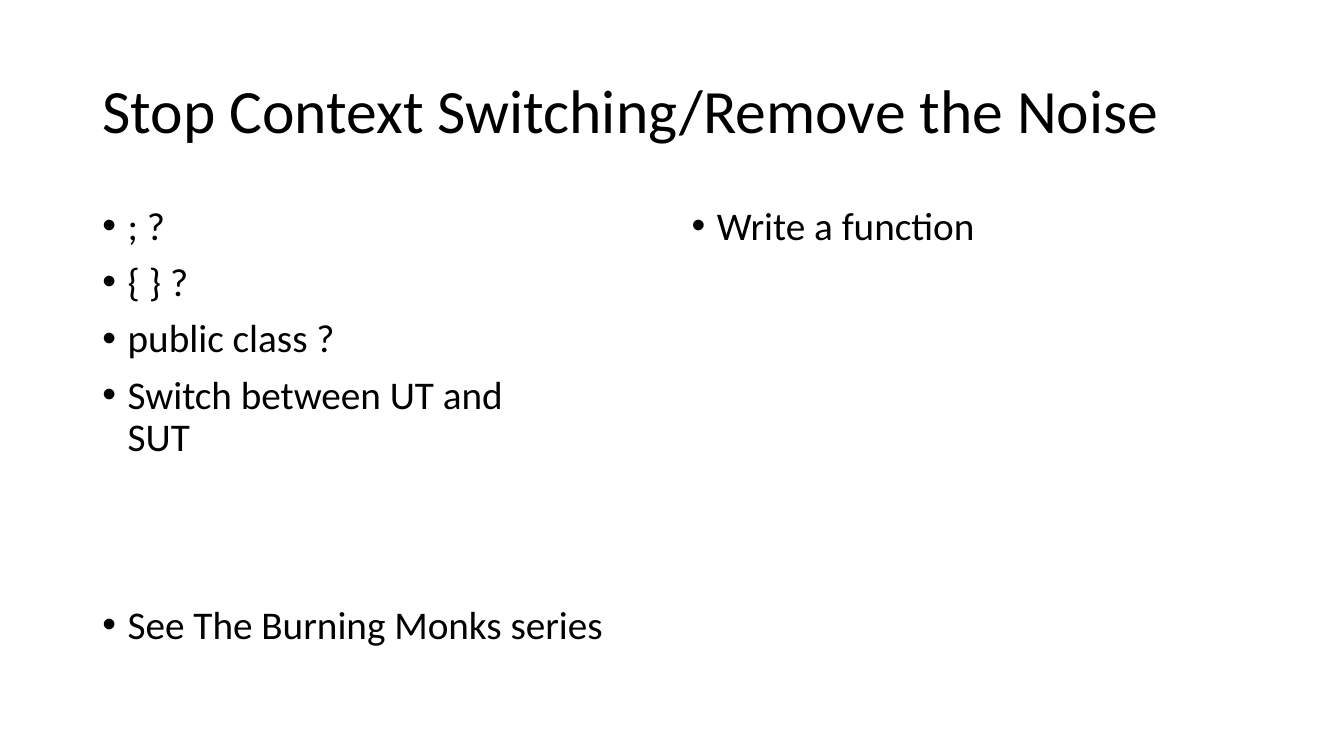
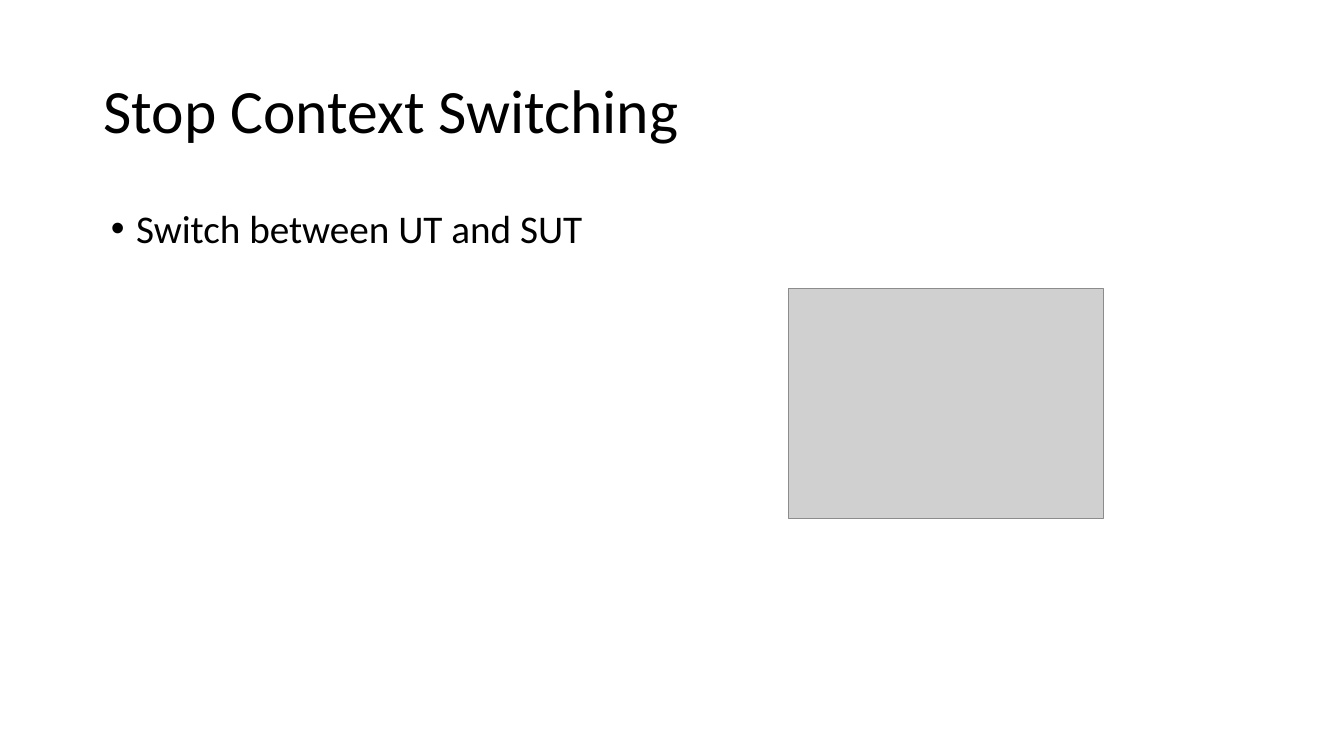
Before and after one commit to jamessdixon/REPL-Driven-Development, a slide deck: slide 15 of REPL-Driven-Development.pptx (slide 16 before the commit). Drawn at 1344x756 pixels with LibreOffice and Linux fonts; fonts in the diff are those of the drawing; grey boxes stand for pictures. Boxes give left, top, right and bottom in pixels: in the first picture for what was removed or moved away, otherwise in the second. Text is boxed around its words. In the diff, an @@ line names an element or a change of style, - is before the commit and + after.

```diff
--- a/REPL-Driven-Development.pptx
+++ b/REPL-Driven-Development.pptx
@@ title at (103,90,679,144): text changed @@
-Stop Context Switching/Remove the Noise
+Stop Context Switching
@@ text "Switch between UT and SUT": place and size @@
-text "Switch between UT and SUT" at (128,324,503,452)
+text "Switch between UT and SUT" at (136,215,582,244)
@@ text removed at (717,213,975,241) @@
-• Write a function
@@ picture added at (788,288,1103,518) @@
@@ text at (128,324,308,359): paragraphs removed @@
-• ; ?
-• { } ?
-• public class ?
@@ text removed at (128,611,603,646) @@
-• See The Burning Monks series
```
Also in this commit, not shown: 4 other slides changed, 4 slides added, 4 slides removed, 30 other files.
